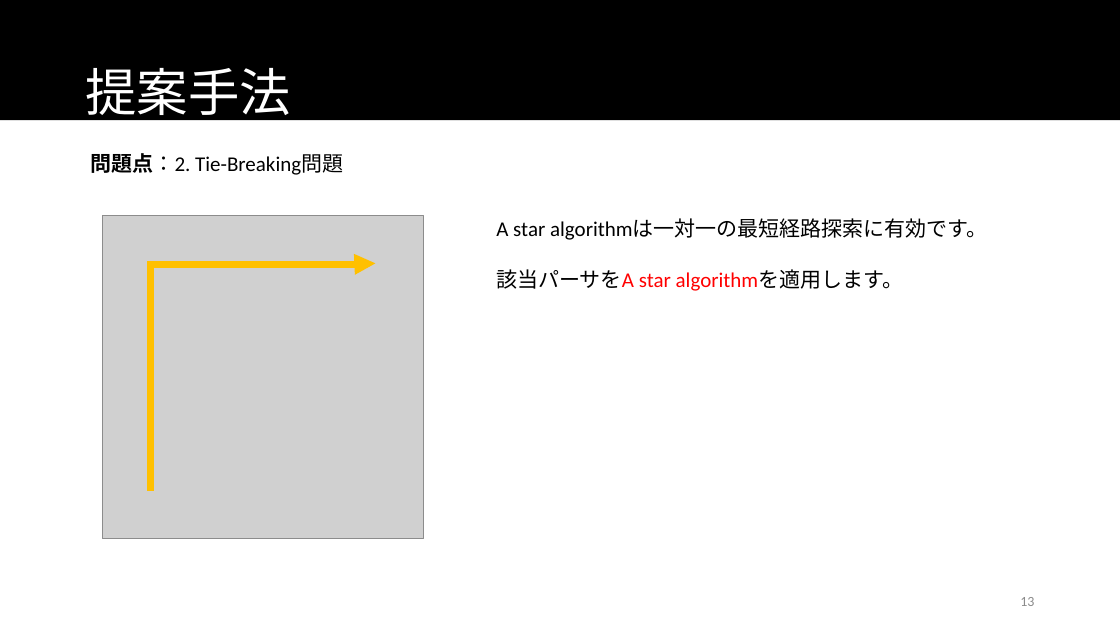
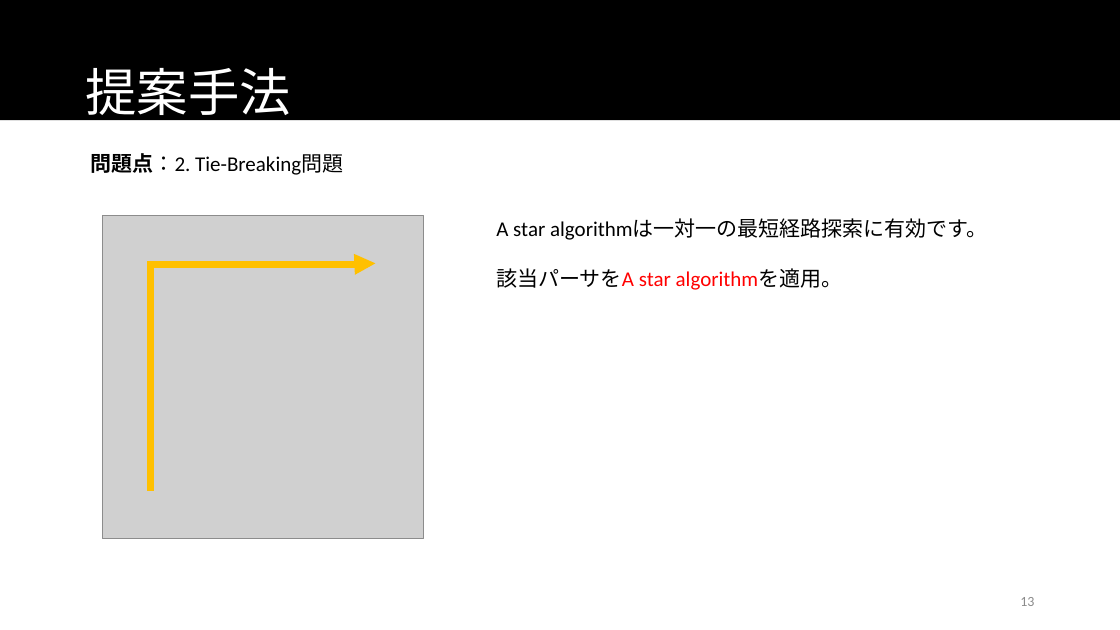
Before and after one commit to namidairo777/xiao_multiagent, a slide deck: slide 13 of documents/情報処理学会TANGXIAO_20170306.pptx. Drawn at 1120x630 pixels with LibreOffice and Linux fonts; fonts in the diff are those of the drawing; grey boxes stand for pictures. Boxes give left, top, right and bottom in pixels: in the first picture for what was removed or moved away, otherwise in the second. Text is boxed around its words. In the diff, an @@ line names an element or a change of style, - is before the commit and + after.

```diff
--- a/documents/情報処理学会TANGXIAO_20170306.pptx
+++ b/documents/情報処理学会TANGXIAO_20170306.pptx
@@ text at (496, 268, 843, 290): text changed @@
-該当パーサをA star algorithmを適用します。
+該当パーサをA star algorithmを適用。
```
Also in this commit, not shown: 7 other slides changed.
